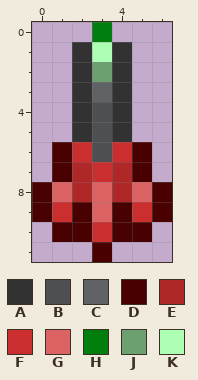
File history of a pixel-art sprite, Content/Items/Ammo/NanoDart.png. The picture above is the old version.
The file is 14x24 pixels, drawn in blocks of 2x2; one block is one cell here.
Palette (. is transparent): A #323232  B #4d4f53  C #606266  D #480000  E #af2727  F #cb2e2e  G #dc6363  H #007f0e  J #6da071  K #adffb4
Pixels before, first column x 0:
 0 ...H...
 1 ..AKA..
 2 ..AJA..
 3 ..ACA..
 4 ..ABA..
 5 ..ABA..
 6 .DFBFD.
 7 .DEFED.
 8 DGEGEGD
 9 DFDGDFD
10 .DDFDD.
11 ...D...
Once edited:
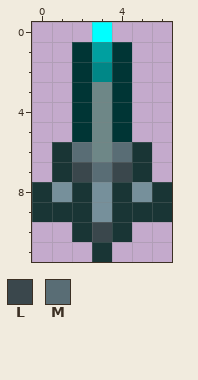
Colours new in this view: L #3a474c  M #596d75
The exact change:
Colour A changes from #323232 to #003535.
Colour B changes from #4d4f53 to #6e8787.
Colour D changes from #480000 to #193535.
Colour G changes from #dc6363 to #76909b.
Colour H changes from #007f0e to #00ffff.
Colour J changes from #6da071 to #008787.
Colour K changes from #adffb4 to #00a0a0.
Colour C becomes colour B in row 3 at x 3.
Colour E becomes colour D in row 8 at x 2 and 4.
Colour F becomes colour D in row 9 at x 1 and 5.
Colour E becomes colour L in row 7 at x 2 and 4.
Colour F becomes colour L in row 10 at x 3.
Colour F becomes colour M in row 6 at x 2 and 4; in row 7 at x 3.
Colour D is gone in row 10 at x 1 and 5.
Pixel boxes of the changes (left, top, right, bottom) in both pictures:
changed: (32, 22, 172, 262)
